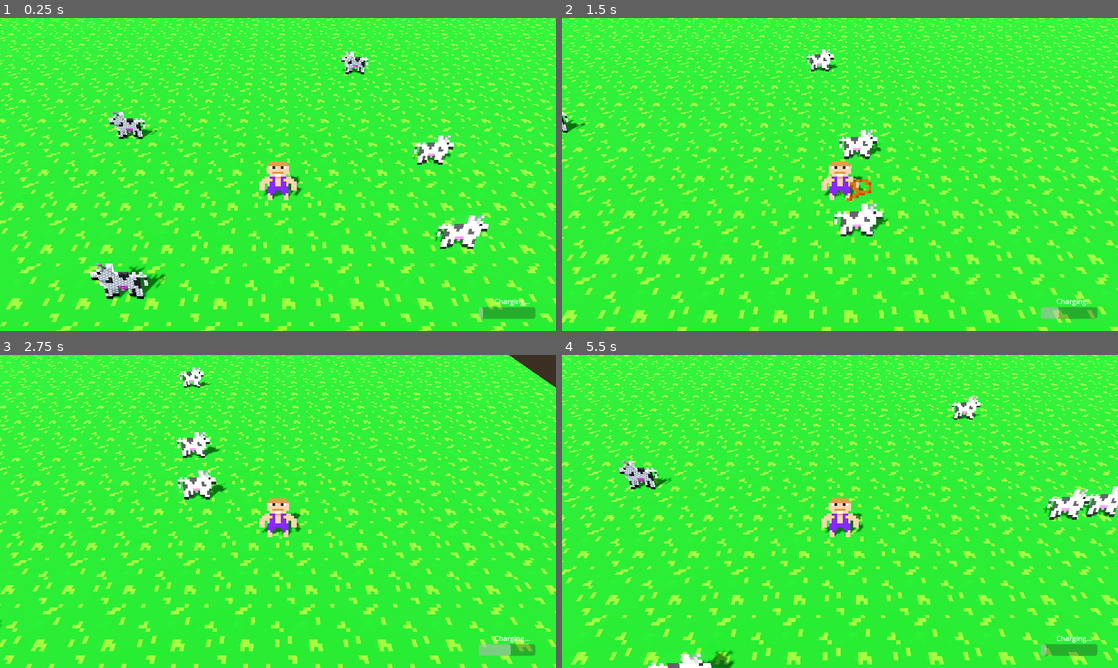
Above: before the commit, frames 1-4 (two rows, left to right).
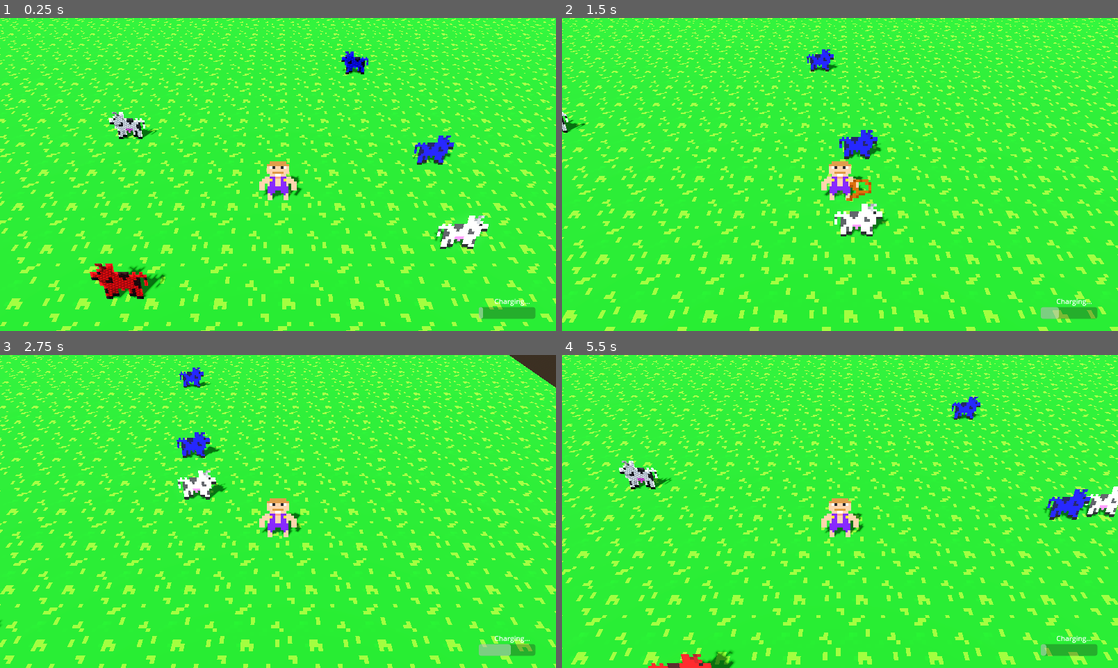
Above: after the commit, the same moments.

Repository: 20TB-ZipBomb/BGJ2024
Game: Godot game, scene res://scenes/levels/alex_test_level.tscn
The game is run twice, just before and just after one commit, with the same random seed, the same clock (stepped at 60 frames per second) and the same inputs. This scene is started directly instead of the project's main scene.
Inputs (mouse positions are in pixels of both pictures, inside the frame that each line leads up to):
- Up to frame 1 (0.25 s): no input
- Up to frame 2 (1.5 s): move the mouse to (962, 158) at 0.52 s; hold D (move_right) 0.53-1.28 s; tap Space (shout) at 0.6 s; move the mouse to (728, 190) at 1.27 s; hold S (move_down) from 1.28 s (still down); click (728, 190) at 1.35 s
- Up to frame 3 (2.75 s): move the mouse to (333, 442) at 2.02 s; release S (move_down) at 2.03 s; hold D (move_right) from 2.03 s (still down); tap Space (shout) at 2.1 s
- Up to frame 4 (5.5 s): move the mouse to (812, 574) at 2.77 s; release D (move_right) at 2.78 s; hold W (move_up) 2.78-3.53 s; click (812, 574) at 2.85 s; move the mouse to (1006, 558) at 3.52 s; hold A (move_left) 3.53-5.03 s; tap Space (shout) at 3.6, 5.1 s; move the mouse to (673, 464) at 4.27 s; click (673, 464) at 4.35 s; move the mouse to (867, 511) at 5.02 s; hold S (move_down) from 5.03 s (still down)

The runs differ from the first frame. In frame 1, 1.1% of the frame differs, in the area x 16-82%, y 10-89%; in frame 2, 0.5%; in frame 3, 0.4%; in frame 4, 0.8%.

Commit message:
Adds desire node that changes the color of animals

Diff:
--- a/scenes/characters/animal.tscn
+++ b/scenes/characters/animal.tscn
@@ -1,9 +1,10 @@
-[gd_scene load_steps=7 format=3 uid="uid://d2m7e7f1ij6ss"]
+[gd_scene load_steps=8 format=3 uid="uid://d2m7e7f1ij6ss"]
 
 [ext_resource type="Script" path="res://scenes/characters/animal.gd" id="1_4a3xr"]
 [ext_resource type="Texture2D" uid="uid://ynjlw3a0ahs6" path="res://assets/cow.png" id="1_qnv4c"]
 [ext_resource type="Texture2D" uid="uid://dik1oyf24wmr5" path="res://assets/lasso_icon.png" id="2_tudki"]
 [ext_resource type="Script" path="res://scenes/characters/animal_sprite.gd" id="3_dlphk"]
+[ext_resource type="Script" path="res://scripts/desire.gd" id="5_88ntp"]
 
 [sub_resource type="CapsuleShape3D" id="CapsuleShape3D_wyftn"]
 radius = 0.3
@@ -50,3 +51,6 @@
 [node name="CollisionShape3D" type="CollisionShape3D" parent="LassoableArea"]
 transform = Transform3D(1, 0, 0, 0, 1, 0, 0, 0, 1, 0, 0.35, 0)
 shape = SubResource("SphereShape3D_ah35l")
+
+[node name="Desire" type="Node" parent="."]
+script = ExtResource("5_88ntp")
--- /dev/null
+++ b/scenes/characters/desire.tscn
@@ -0,0 +1,6 @@
+[gd_scene load_steps=2 format=3 uid="uid://bljivl64m5rcv"]
+
+[ext_resource type="Script" path="res://scripts/desire.gd" id="1_fuimx"]
+
+[node name="Desire" type="Node"]
+script = ExtResource("1_fuimx")
--- /dev/null
+++ b/scripts/desire.gd
@@ -0,0 +1,36 @@
+extends Node
+
+class_name Desire
+
+enum DesireType {NONE, HUNGRY, INJURED, THIRSTY, BURNING}
+
+const DESIRE_COLOR_MAP = {
+	DesireType.NONE: Color("white"),
+	DesireType.HUNGRY: Color("blue"),
+	DesireType.THIRSTY: Color("green"),
+	DesireType.BURNING: Color("red")
+}
+
+@export var sprite_node_type = "AnimalSprite"
+
+var current_desire = DesireType.NONE
+
+var sprite = null
+
+func set_desire(new_desire) -> void:
+	# unsure if there is a better method to ensure type of param
+	if new_desire is not DesireType:
+		print_debug(new_desire, "is not a desire type")
+		pass
+	current_desire = new_desire
+	if sprite:
+		#material.set_shader_parameter("selected_color", DESIRE_COLOR_MAP[new_desire])
+		sprite.modulate = DESIRE_COLOR_MAP[new_desire]
+
+
+# Called when the node enters the scene tree for the first time.
+func _ready() -> void:
+	sprite = get_node("../Tilt/" + sprite_node_type)
+	var rng = RandomNumberGenerator.new()
+	var desires = DESIRE_COLOR_MAP.keys()
+	set_desire(desires[rng.randi_range(0,3)])
